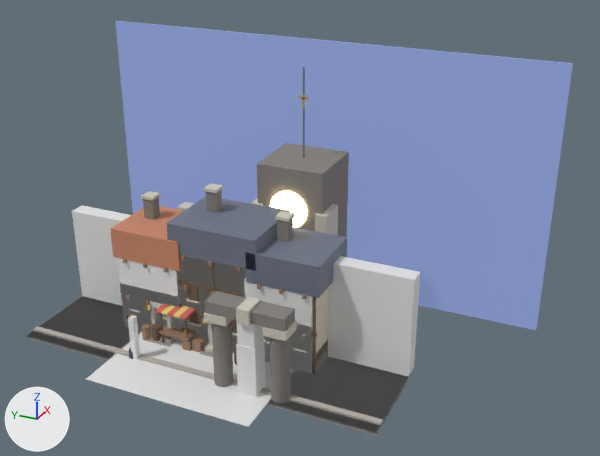
One commit to the Blender file projects/hichaukitoden-game/assets/authoring/town/town-pilot.blend: the scene before it, then after it.
Rendered twice from a camera (50 mm lens) standing at (-26.3, -15.8, 24.9) and looking at (14.9, 2.8, 4.3). The lights are fixed; the arrows at lower left show +X, +Y and +Z. The first picture is the older version.

The older version as bpy lines, for what is in view:
```python
ob_col_building_blockcenter = bpy.data.objects.new('COL_Building_BlockCenter', me_cube_135)
ob_col_building_blockcenter.location = (0.0, 0.0, 0.0)
ob_col_building_blockl = bpy.data.objects.new('COL_Building_BlockL', me_cube_134)
ob_col_building_blockl.location = (0.0, 0.0, 0.0)
ob_col_building_blockr = bpy.data.objects.new('COL_Building_BlockR', me_cube_136)
ob_col_building_blockr.location = (0.0, 0.0, 0.0)
ob_col_fgpillar_bounds = bpy.data.objects.new('COL_FGPillar_Bounds', me_cube_137)
ob_col_fgpillar_bounds.location = (0.0, 0.0, 0.0)
ob_col_street_bounds = bpy.data.objects.new('COL_Street_Bounds', me_cube_133)
ob_col_street_bounds.location = (0.0, 0.0, 0.0)
ob_fg_bellrootarch_pillarl = bpy.data.objects.new('FG_BellrootArch_PillarL', me_cylinder)
ob_fg_bellrootarch_pillarl.location = (6.4, 0.1, 0.75)
ob_guide_groundgrid = bpy.data.objects.new('GUIDE_GroundGrid', me_grid)
ob_guide_groundgrid.location = (8.5, 5.5, -1.49)
ob_rnd_environment_mesh = bpy.data.objects.new('RND_Environment_Mesh', me_cube_126)
ob_rnd_environment_mesh.location = (0.0, 0.0, 0.0)
# also in view: 'FG_BellrootArch_PillarR' at (6.4, 3.5, 0.8); 'TH_BellrootTavern_RoofBase' at (11.2, 5.5, 5.1); 'TH_AlchemistL_RoofBase' at (11.0, 1.2, 4.3); 'BG_Spire_RoseWin' at (14.8, 3.5, 5.4); 'TH_MerchantR_RoofBase' at (10.9, 9.8, 4.1)
```
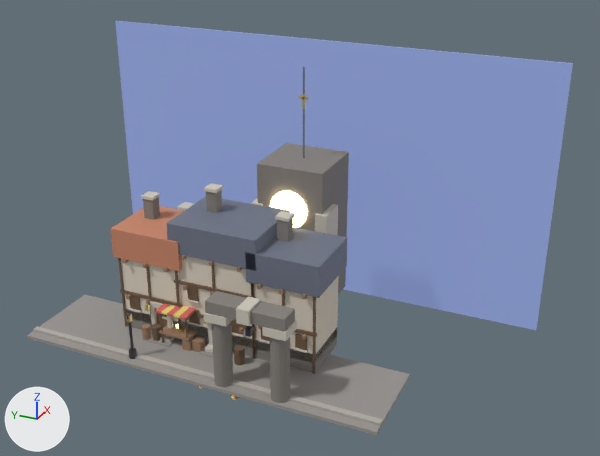
Changed parts and their boxes (x1, y1, x2, y2) in the pictures (600 x 456 px):
'RND_Environment_Mesh', hidden
    before: (27, 205, 420, 434)
'GUIDE_GroundGrid', hidden
    before: (86, 332, 294, 427)
'COL_Street_Bounds', hidden
    before: (33, 298, 407, 428)
'COL_FGPillar_Bounds', hidden
    before: (236, 339, 266, 397)
'COL_Building_BlockR', hidden
    before: (120, 284, 182, 341)
'COL_Building_BlockL', hidden
    before: (263, 324, 312, 373)
'COL_Building_BlockCenter', hidden (mostly hidden)
    before: (180, 295, 237, 350)
'SRC_MainStreet', unchanged, uncovered by the edit
    before: (27, 337, 410, 435)
    after: (27, 295, 410, 435)
'TH_AlchemistL_Plaster', unchanged, uncovered by the edit
    before: (312, 287, 329, 363)
    after: (254, 277, 338, 364)
'TH_BellrootTavern_Plaster', unchanged, uncovered by the edit
    before: (179, 257, 246, 342)
    after: (179, 255, 253, 348)
'TH_MerchantR_Plaster', unchanged, uncovered by the edit
    before: (178, 271, 182, 325)
    after: (121, 259, 182, 327)

The change, as a list of edits to the scene's bpy script:
```text
Change ob_rnd_environment_mesh:
    add ob_rnd_environment_mesh.hide_set(True)  # its collection is switched off
Change ob_col_street_bounds:
    add ob_col_street_bounds.hide_set(True)  # its collection is switched off
Change ob_col_building_blockl:
    add ob_col_building_blockl.hide_set(True)  # its collection is switched off
Change ob_col_building_blockcenter:
    add ob_col_building_blockcenter.hide_set(True)  # its collection is switched off
Change ob_col_building_blockr:
    add ob_col_building_blockr.hide_set(True)  # its collection is switched off
Change ob_col_fgpillar_bounds:
    add ob_col_fgpillar_bounds.hide_set(True)  # its collection is switched off
Change ob_guide_groundgrid:
    add ob_guide_groundgrid.hide_set(True)  # its collection is switched off
```
